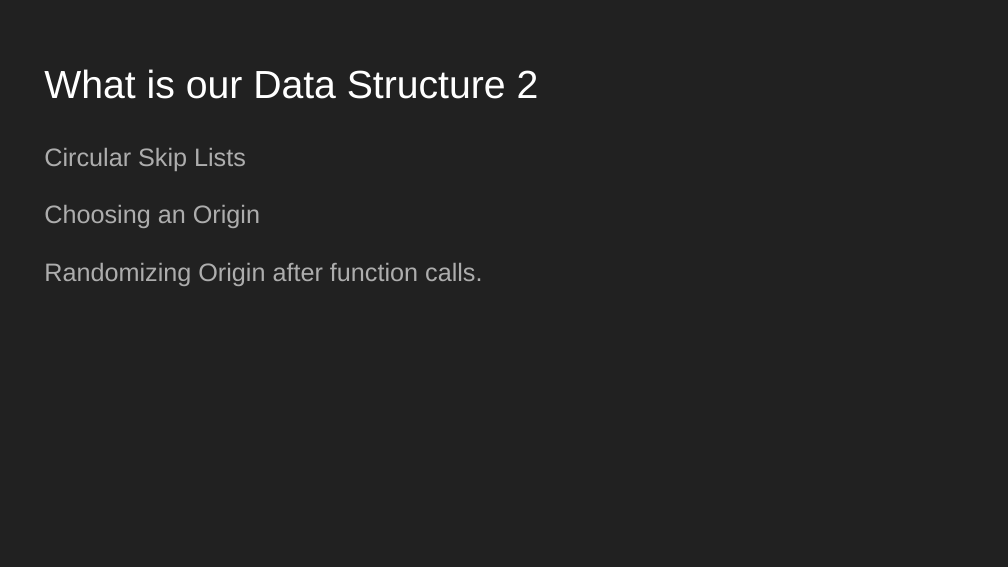
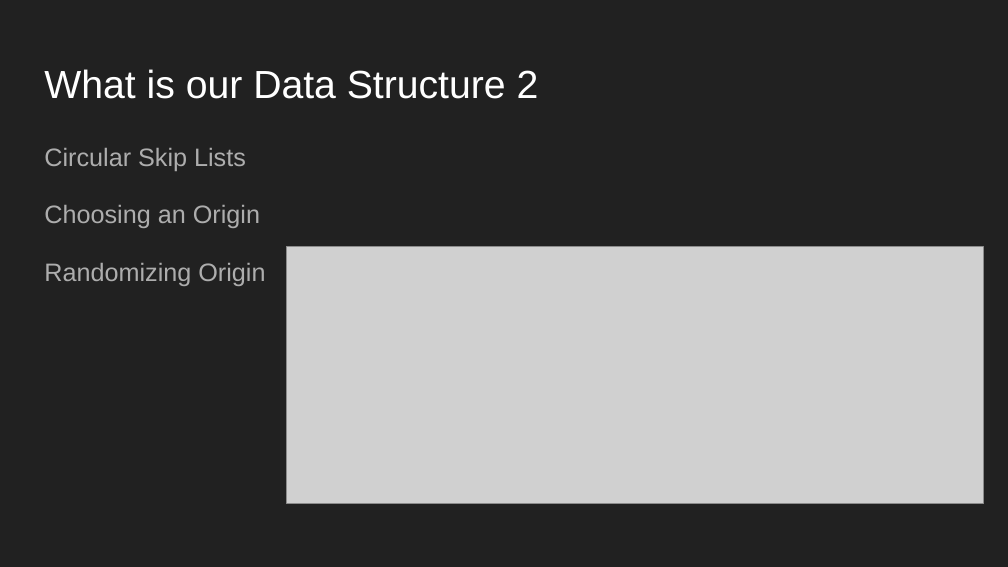
Before and after one commit to JSoddy/432-team10-project, a slide deck: slide 5 of Video/Final Video.pptx. Drawn at 1008x567 pixels with LibreOffice and Linux fonts; fonts in the diff are those of the drawing; grey boxes stand for pictures. Boxes give left, top, right and bottom in pixels: in the first picture for what was removed or moved away, otherwise in the second. Text is boxed around its words. In the diff, an @@ line names an element or a change of style, - is before the commit and + after.

```diff
--- a/Video/Final Video.pptx
+++ b/Video/Final Video.pptx
@@ text at [44,263,265,286]: text changed @@
-Randomizing Origin after function calls.
+Randomizing Origin
@@ picture added at [286,247,984,504] @@
```
Also in this commit, not shown: 7 other slides changed, 16 slides added, 17 slides removed.
